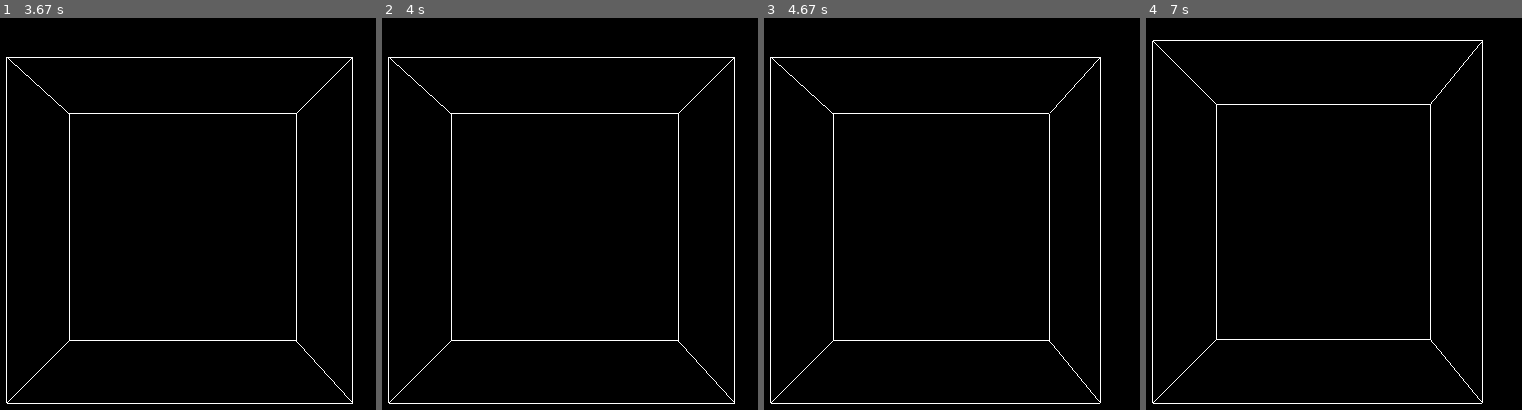
Above: before the commit, frames 1-4 (left to right).
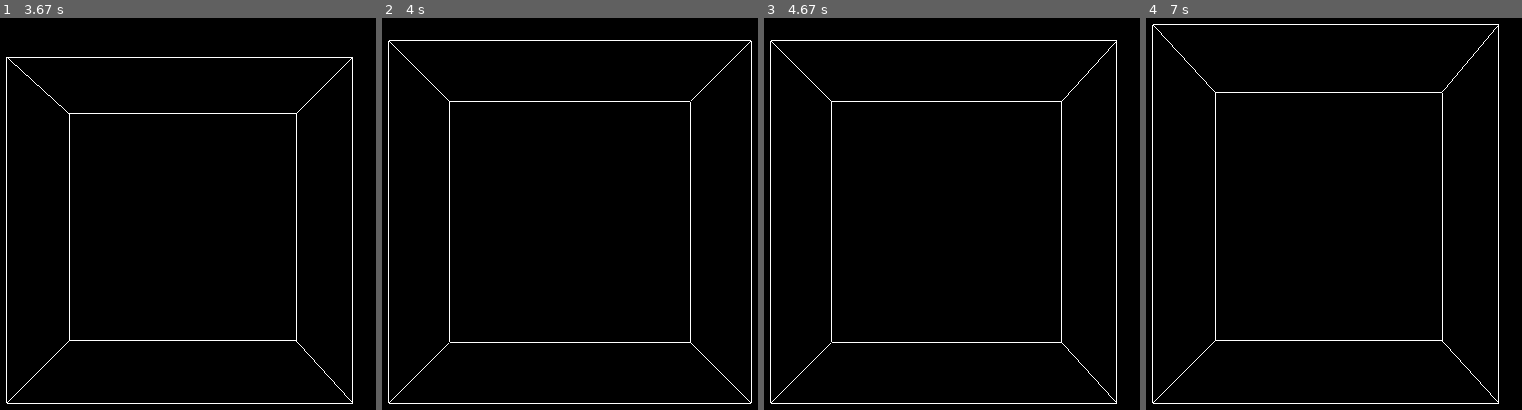
Above: after the commit, the same moments.

Repository: antonioam82/ejercicios-python
Game: pygame game, started from manipulate_cube_rotation.py
Two runs of this game, one before a commit and one after it. Both use one fixed random seed, a clock stepped at 60 frames per second and the inputs below.
Inputs:
- Up to frame 1 (3.67 s): tap C at 0.33 s; tap I at 0.67 s; tap Y at 1.5, 2.67 s; tap E at 1.83 s; tap T at 3 s
- Up to frame 2 (4 s): tap C at 3.83 s
- Up to frame 3 (4.67 s): tap I at 4.17 s
- Up to frame 4 (7 s): tap E at 5.57 s; tap T at 6.9 s

Frame 1 is identical in both runs. In frame 2, 2.4% of the frame differs, in the area x 1-99%, y 5-99%; in frame 3, 2.4%; in frame 4, 2.5%, in the area x 1-94%, y 1-99%.

Commit message:
Update manipulate_cube_rotation.py

Diff:
--- a/manipulate_cube_rotation.py
+++ b/manipulate_cube_rotation.py
@@ -3,7 +3,9 @@
 from OpenGL.GL import *
 from OpenGL.GLU import *
 
-verticies = [
+def verts():
+    global verticies
+    verticies = [
     [1, -1, -1],#det inf der
     [1, 1, -1],#det sup der
     [-1, 1, -1],#det sup iz
@@ -37,7 +39,7 @@
 
     glEnd()
 
-def change_verts1(s):
+'''def change_verts1(s):
     #global vertices
     if s == 'r':
         for i in range(0,4):
@@ -48,17 +50,18 @@
         for i in range(0,4):
             verticies[i][2] -=0.9
         for i in range(4,8):
-            verticies[i][2] += 0.09
+            verticies[i][2] += 0.09'''
 
 
 
 def main():
+    global verticies
     pygame.init()
     display = (800, 600)
     pygame.display.set_mode(display, DOUBLEBUF|OPENGL)
 
 
-
+    verts()
 
     gluPerspective(45, (display[0]/display[1]), 0.1, 50.0)#45 0.1 50.0
 
@@ -98,6 +101,8 @@
                     m-=1
                 if event.key == pygame.K_s:
                     m=0
+                if event.key == pygame.K_c:
+                    verts()
                 if event.key == pygame.K_r:
                     verticies[0][0] += 0.09
                     verticies[1][0] += 0.09
